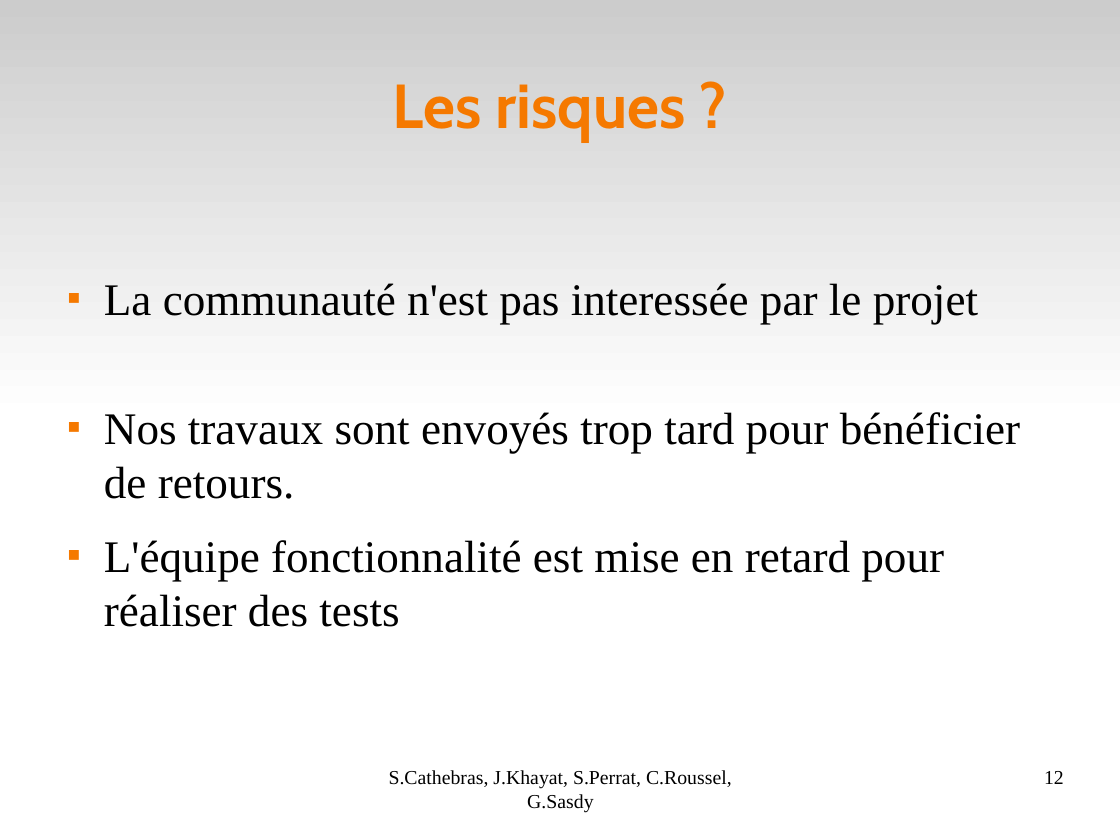
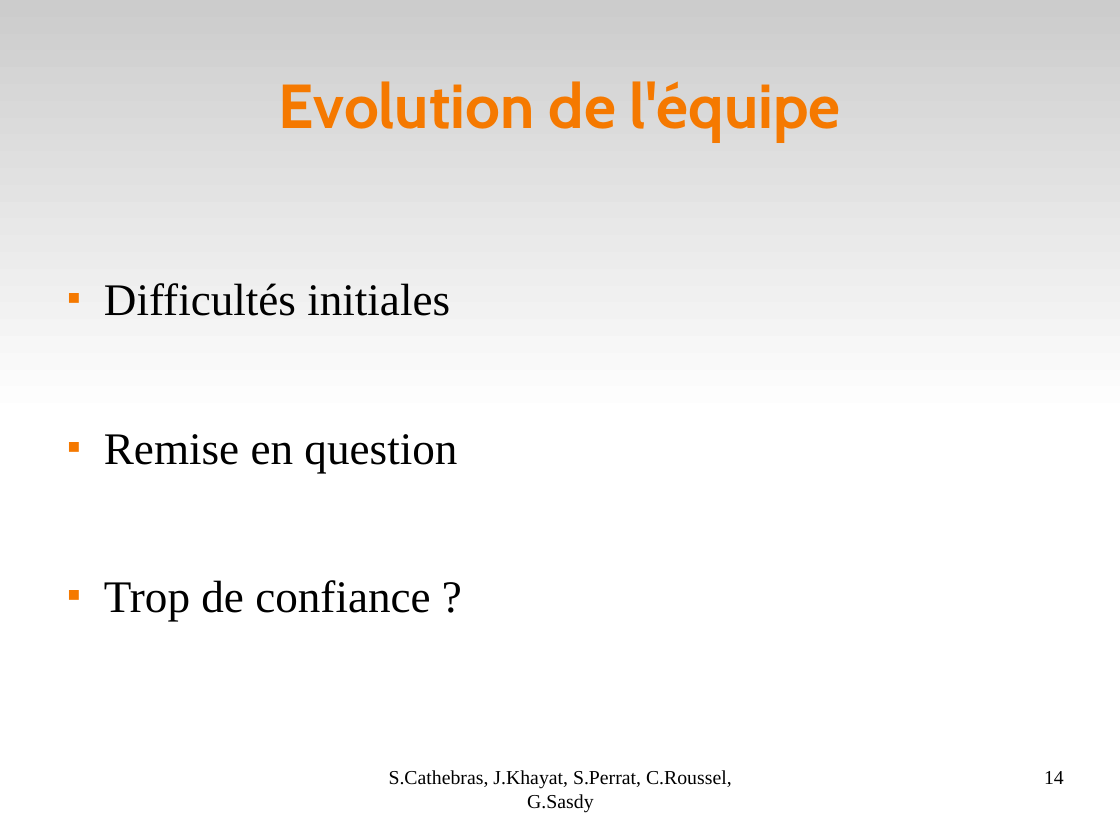
Before and after one commit to Darktrop/git-mediawiki-ensimag, a slide deck: slide 14 of sheme/presoutenance/Bilan.odp (slide 12 before the commit). Drawn at 1120x840 pixels with LibreOffice and Linux fonts; fonts in the diff are those of the drawing. Boxes give left, top, right and bottom in pixels: in the first picture for what was removed or moved away, otherwise in the second. Text is boxed around its words. In the diff, an @@ line names an element or a change of style, - is before the commit and + after.

Commit message:
done

```diff
--- a/sheme/presoutenance/Bilan.odp
+++ b/sheme/presoutenance/Bilan.odp
@@ title at [278,81,841,142]: text changed @@
-Les risques ?
+Evolution de l'équipe
@@ text at [104,283,457,621]: text changed @@
-■ La communauté n'est pas interessée par le projet
-■ Nos travaux sont envoyés trop tard pour bénéficier de retours.
-■ L'équipe fonctionnalité est mise en retard pour réaliser des tests
+■ Difficultés initiales
+■ Remise en question
+■ Trop de confiance ?
@@ page number at [1044,771,1064,784]: text changed @@
-12
+14
```
Also in this commit, not shown: 6 other slides changed, 4 slides removed.
